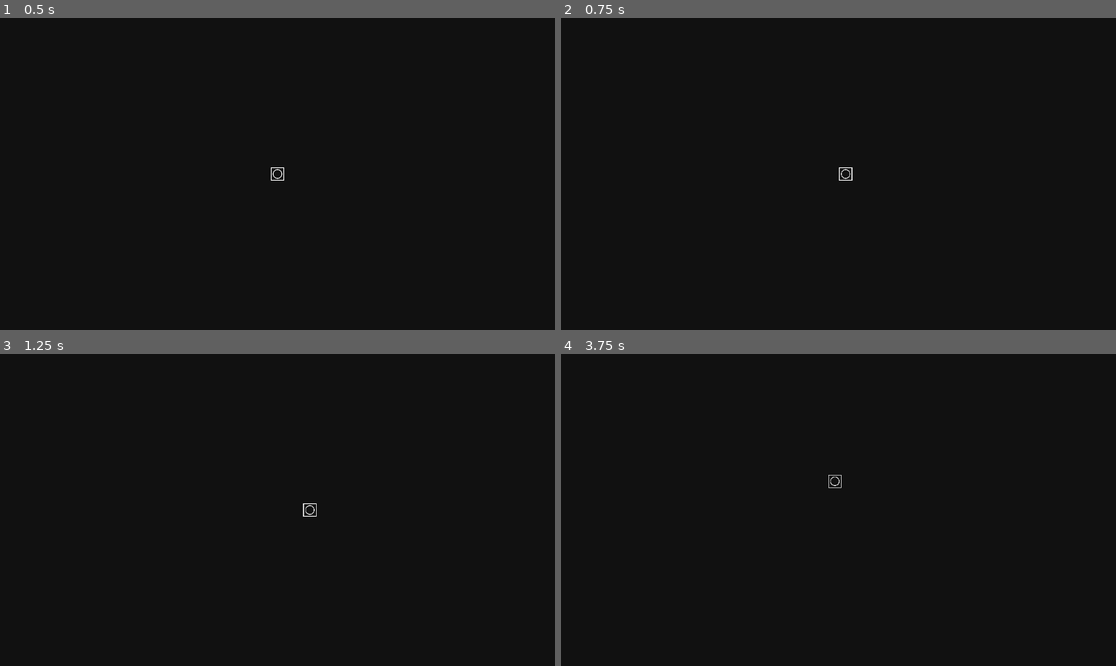
Above: before the commit, frames 1-4 (two rows, left to right).
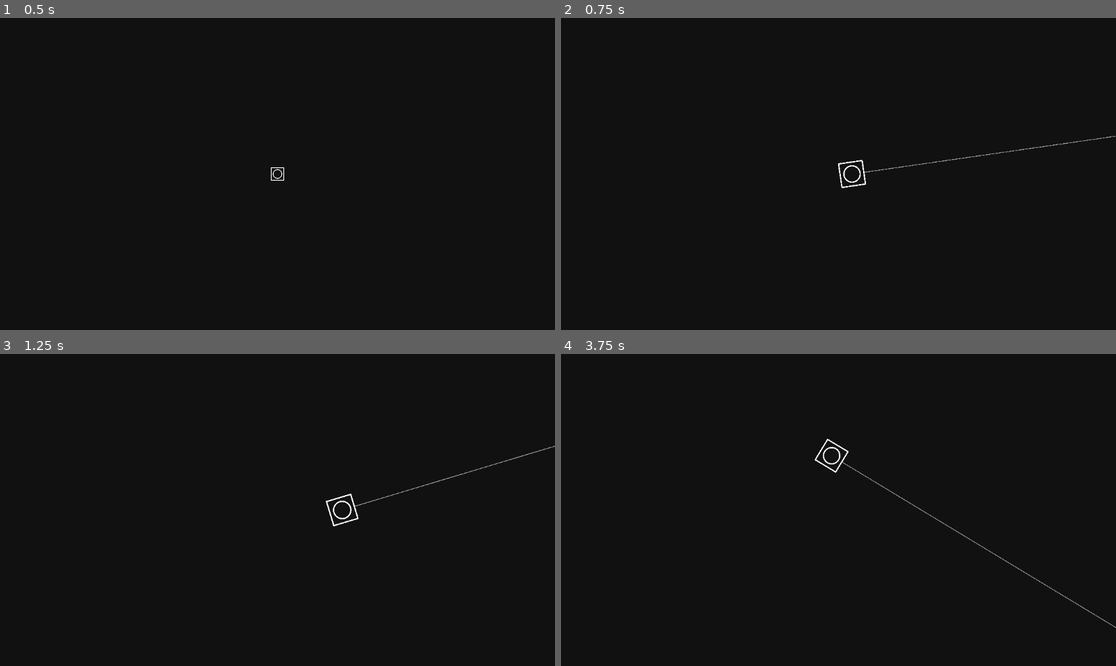
Above: after the commit, the same moments.

Repository: MemeCake789/Base01
Game: Godot game, scene res://main.tscn
The game is run twice, just before and just after one commit, with the same random seed, the same clock (stepped at 60 frames per second) and the same inputs.
Inputs (mouse positions are in pixels of both pictures, inside the frame that each line leads up to):
- Up to frame 1 (0.5 s): no input
- Up to frame 2 (0.75 s): tap Enter at 0.5 s; move the mouse to (960, 158) at 0.52 s; hold D (move_right) from 0.53 s (still down); hold Right mouse button (right_click, bound only after the commi… from 0.53 s (still down)
- Up to frame 3 (1.25 s): keep holding D (move_right); keep holding Right mouse button (right_click, bound only after the commi…
- Up to frame 4 (3.75 s): move the mouse to (727, 525) at 1.27 s; release D (move_right) at 1.28 s; release Right mouse button (right_click, bound only after the commi… at 1.28 s; hold S (move_down) 1.28-2.03 s; right-click (727, 525) at 1.35 s; move the mouse to (894, 441) at 2.02 s; hold D (move_right) 2.03-2.78 s; hold Right mouse button (right_click, bound only after the commi… 2.03-2.78 s; move the mouse to (810, 572) at 2.77 s; hold W (move_up) 2.78-3.53 s; right-click (810, 572) at 2.85 s; move the mouse to (1005, 556) at 3.52 s; hold A (move_left) from 3.53 s (still down); hold Right mouse button (right_click, bound only after the commi… from 3.53 s (still down)

Frame 1 is identical in both runs. In frame 2, 0.3% of the frame differs, in the area x 49-100%, y 37-55%; in frame 3, 0.3%; in frame 4, 0.4%, in the area x 45-100%, y 27-88%.

Commit message:
Camera Zoom and Crosshair
+ Camera Zoom on Right Click
+ Added crosshair

Diff:
--- a/main.tscn
+++ b/main.tscn
@@ -11,7 +11,6 @@
 [node name="Player" parent="." instance=ExtResource("1_ye1hx")]
 unique_name_in_owner = true
 position = Vector2(515, 259)
-enemy_scene = ExtResource("3_6qqcd")
 
 [node name="Enemy_Spawn" type="Timer" parent="."]
 autostart = true
--- a/player.gd
+++ b/player.gd
@@ -1,29 +1,34 @@
 extends CharacterBody2D
 
-var speed = 400  			# Maximum speed in pixels/sec
-var acceleration = 1000  	# How quickly to reach max speed
-var friction = 500  		# How quickly to slow down
+const ZOOM_IN_TARGET = Vector2(2.0, 2.0)  # Target zoom level
+const ZOOM_OUT_TARGET = Vector2(1.0, 1.0)  # Initial zoom level
+const ZOOM_SPEED = 10.0      # Zoom speed factor
 
+var speed = 400# Maximum speed in pixels/sec
+var acceleration = 1000# How quickly to reach max speed
+var friction = 500# How quickly to slow down
 
-@onready var player: CharacterBody2D = %Player
-@export var enemy_scene : PackedScene
-# Properties
-@export var radius : int = 500
-
+var is_zooming = false
+var target_zoom = ZOOM_OUT_TARGET
 
 func _ready():
 	pass
 
-
-func _physics_process(delta)	:
-	# Get input direction vector
+func _physics_process(delta):
+	# Character movement logic
 	var direction = Input.get_vector("move_left", "move_right", "move_up", "move_down")
-
-	# If there's input, accelerate in that direction
 	if direction != Vector2.ZERO:
 		velocity = velocity.move_toward(direction * speed, acceleration * delta)
-	# If no input, slow down to a stop
 	else:
 		velocity = velocity.move_toward(Vector2.ZERO, friction * delta)
+	move_and_slide()
+	look_at(get_global_mouse_position())
+	# Zooming logic
 
-	move_and_slide()
+	$Camera2D.zoom = lerp($Camera2D.zoom, target_zoom, ZOOM_SPEED * delta)
+
+func _input(event):
+	if event.is_action_pressed("right_click"):
+		target_zoom = ZOOM_IN_TARGET
+	elif event.is_action_released("right_click"):
+		target_zoom = ZOOM_OUT_TARGET
--- a/player.tscn
+++ b/player.tscn
@@ -11,10 +11,17 @@
 script = ExtResource("1_avse6")
 
 [node name="BG" type="Polygon2D" parent="."]
-position = Vector2(-2628.08, -1682.07)
-scale = Vector2(4.55771, 5.05232)
+position = Vector2(-4408.95, -3895.19)
+scale = Vector2(7.66155, 11.2545)
 color = Color(0.0705882, 0.0705882, 0.0705882, 1)
 polygon = PackedVector2Array(0, 0, 1152, 0, 1152, 648, 789.22, 648, 0, 648)
+
+[node name="Line2D" type="Line2D" parent="."]
+position = Vector2(-13673.9, -61784.6)
+scale = Vector2(23.7613, 178.517)
+points = PackedVector2Array(575.465, 346.1, 761.162, 346.1)
+width = 0.01
+default_color = Color(1, 1, 1, 0.603922)
 
 [node name="CollisionShape2D" type="CollisionShape2D" parent="."]
 shape = SubResource("RectangleShape2D_mxrov")
--- a/project.godot
+++ b/project.godot
@@ -41,3 +41,8 @@
 , Object(InputEventKey,"resource_local_to_scene":false,"resource_name":"","device":-1,"window_id":0,"alt_pressed":false …(186 unchanged characters)…
 ]
 }
+right_click={
+"deadzone": 0.5,
+"events": [Object(InputEventMouseButton,"resource_local_to_scene":false,"resource_name":"","device":-1,"window_id":0,"alt_pressed":false,"shift_pressed":false,"ctrl_pressed":false,"meta_pressed":false,"button_mask":2,"position":Vector2(393, 9),"global_position":Vector2(402, 55),"factor":1.0,"button_index":2,"canceled":false,"pressed":true,"double_click":false,"script":null)
+]
+}
